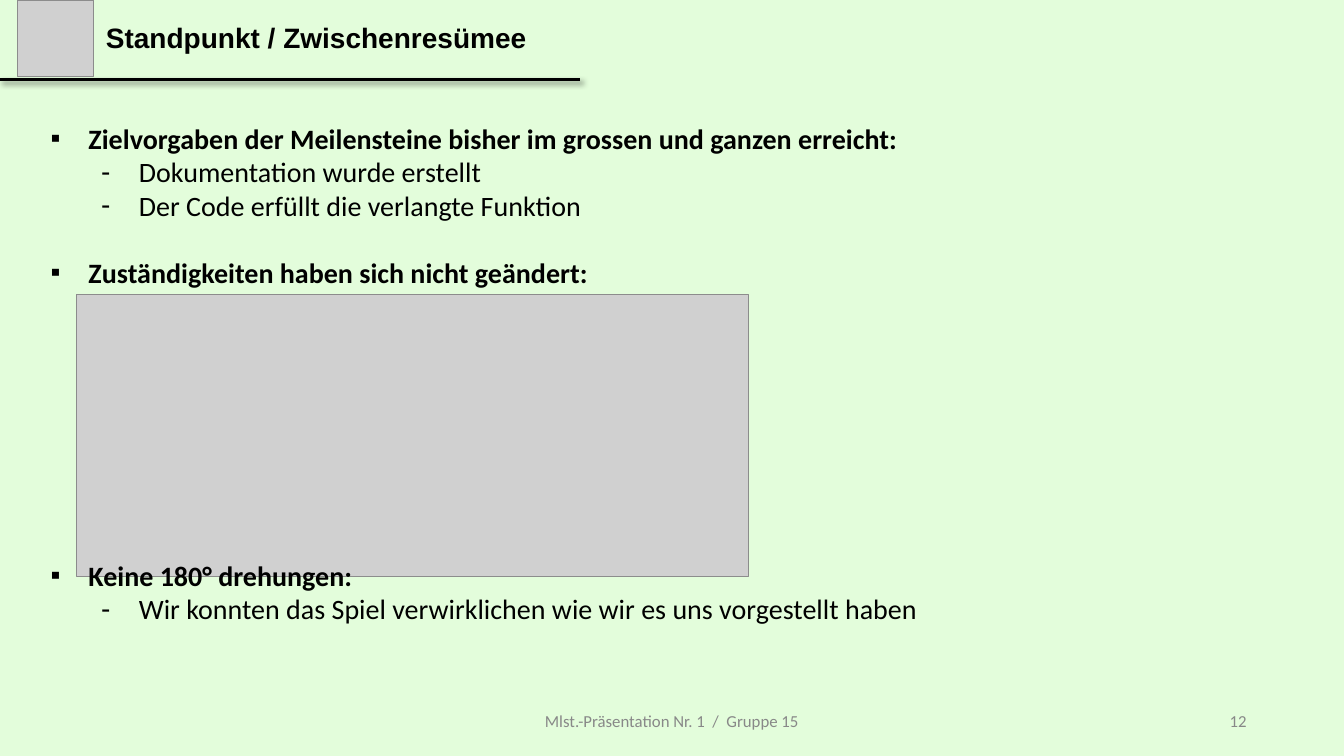
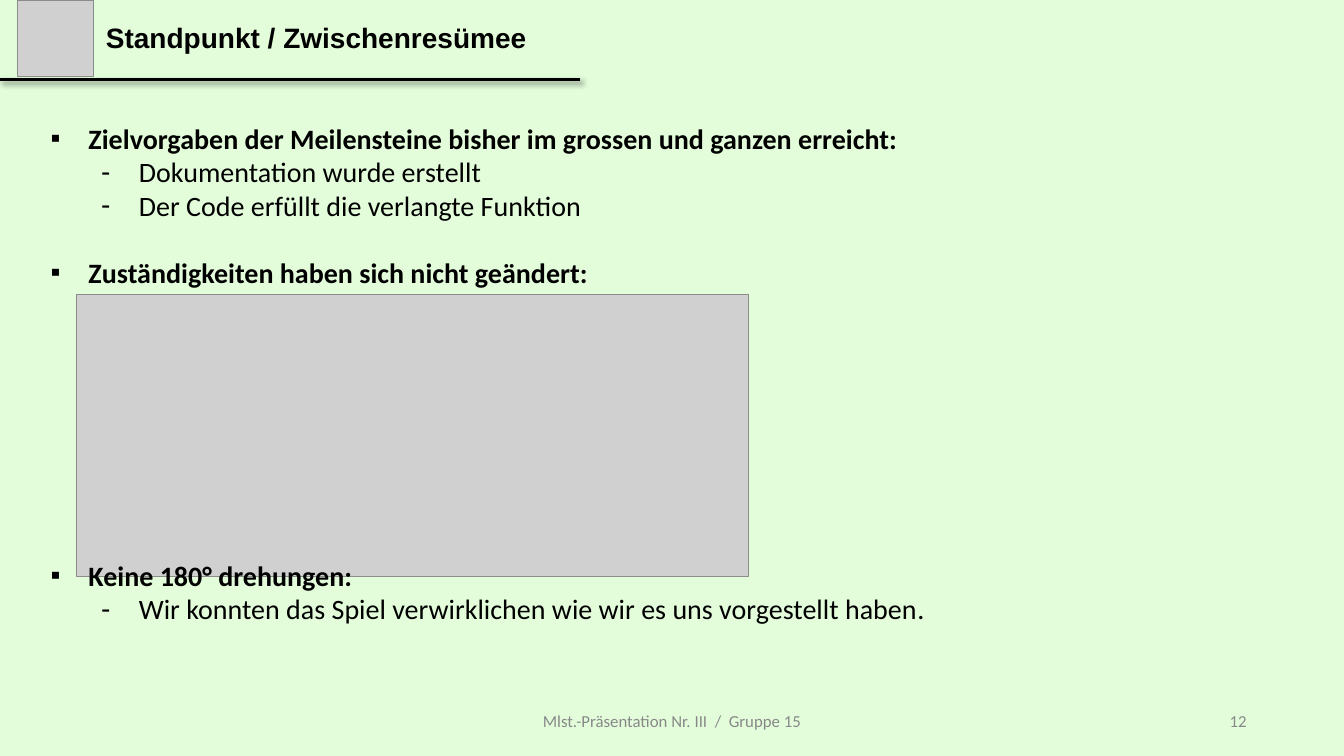
Before and after one commit to gjoyet/skipBo, a slide deck: slide 12 of 00_General/Presentation/MS 3/Presentation_Milestone_iii_Master.pptx. Drawn at 1344x756 pixels with LibreOffice and Linux fonts; fonts in the diff are those of the drawing; grey boxes stand for pictures. Boxes give left, top, right and bottom in pixels: in the first picture for what was removed or moved away, otherwise in the second. Text is boxed around its words. In the diff, an @@ line names an element or a change of style, - is before the commit and + after.

```diff
--- a/00_General/Presentation/MS 3/Presentation_Milestone_iii_Master.pptx
+++ b/00_General/Presentation/MS 3/Presentation_Milestone_iii_Master.pptx
@@ text at box(139, 599, 924, 624): text changed @@
-  – Wir konnten das Spiel verwirklichen wie wir es uns vorgestellt haben
+  – Wir konnten das Spiel verwirklichen wie wir es uns vorgestellt haben.
@@ text at box(543, 715, 801, 730): text changed @@
-Mlst.-Präsentation Nr. 1 / Gruppe 15
+Mlst.-Präsentation Nr. III / Gruppe 15
```
Also in this commit, not shown: 11 other slides changed.
